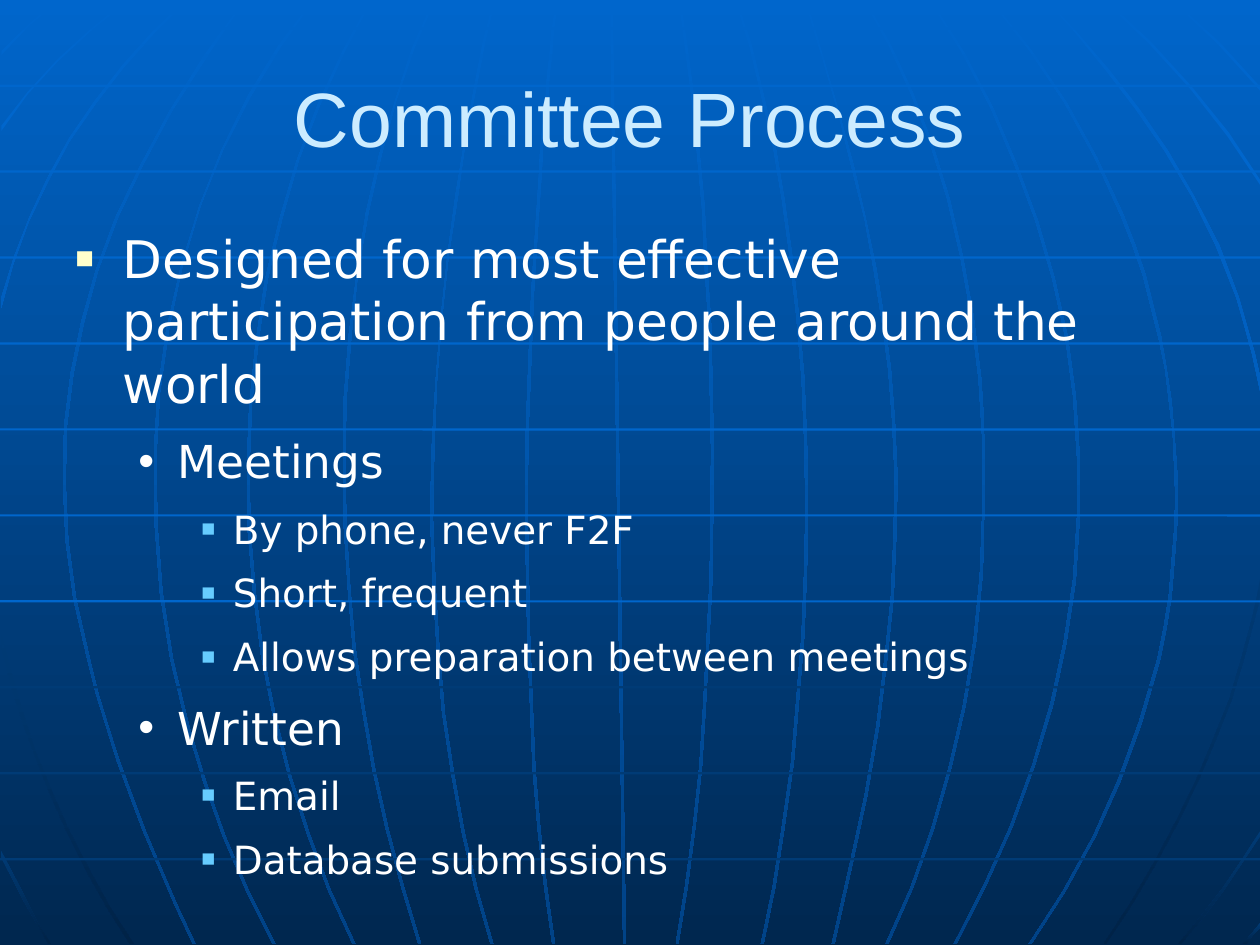
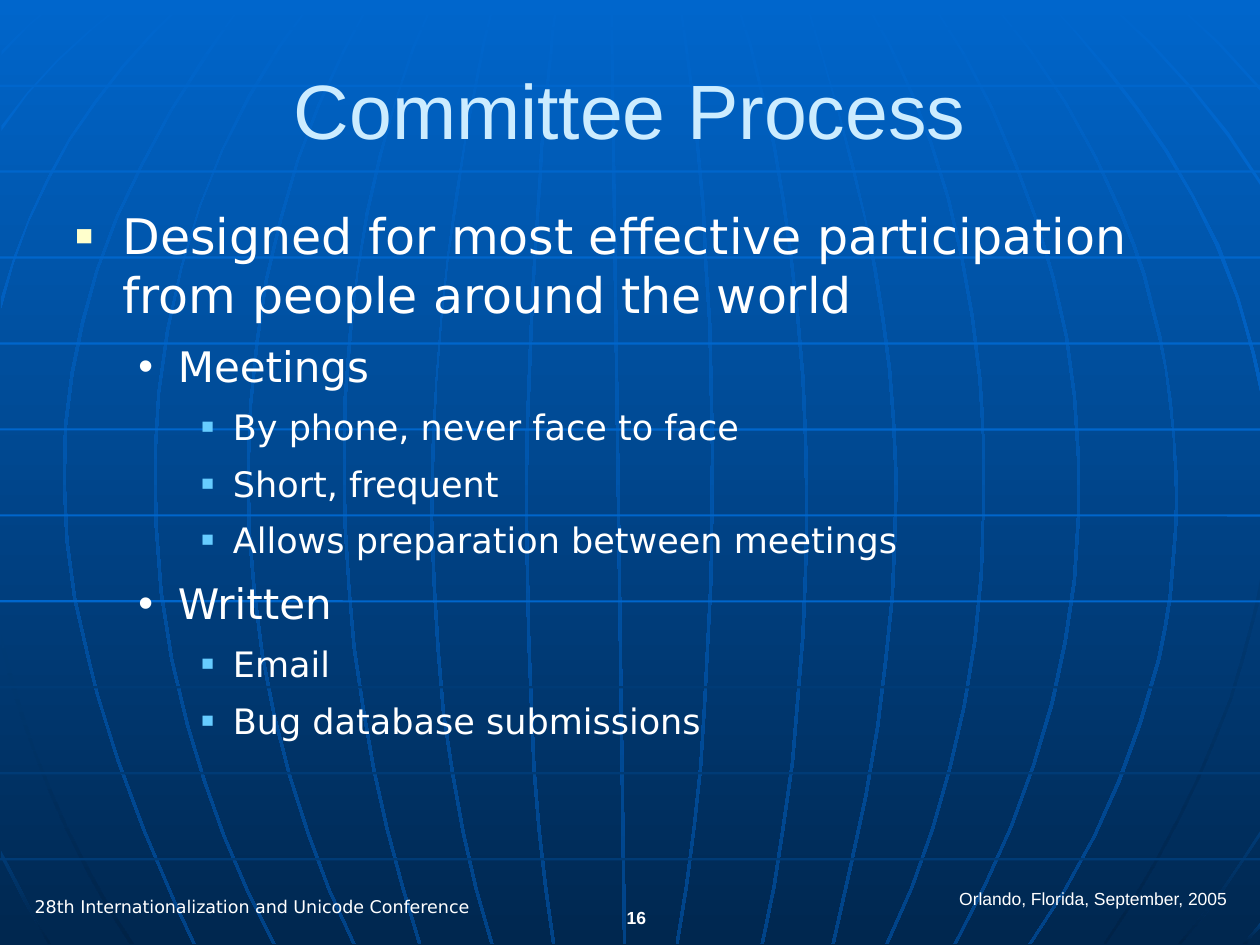
Before and after one commit to hanikesn/cldr, a slide deck: slide 16 of docs/presentations/cldr_overview.ppt (slide 13 before the commit). Drawn at 1260x945 pixels with LibreOffice and Linux fonts; fonts in the diff are those of the drawing. Boxes give left, top, right and bottom in pixels: in the first picture for what was removed or moved away, otherwise in the second. Text is boxed around its words. In the diff, an @@ line names an element or a change of style, - is before the commit and + after.

```diff
--- a/docs/presentations/cldr_overview.ppt
+++ b/docs/presentations/cldr_overview.ppt
@@ title "Committee Process": place and size @@
-title "Committee Process" at <box>294,91,965,148</box>
+title "Committee Process" at <box>294,83,965,140</box>
@@ text "Designed for most effective participation ...": place and size @@
-text "Designed for most effective participation ..." at <box>123,238,1079,818</box>
+text "Designed for most effective participation ..." at <box>123,216,1126,742</box>
@@ text at <box>123,216,1126,685</box>: size 29.6 to 28 pt in "Designed for most effective participation from people ..."; size 25.9 to 24 pt in "Meetings", "Written"; size 22.2 to 20 pt in "Short, frequent", "Allows preparation between meetings", "Email"; less space between paragraphs @@
@@ text at <box>233,413,739,448</box>: text changed; size 22.2 to 20 pt @@
-    ■ By phone, never F2F
+    ■ By phone, never face to face
@@ text at <box>233,706,701,742</box>: text changed; size 22.2 to 20 pt @@
-    ■ Database submissions
+    ■ Bug database submissions
@@ text added at <box>959,892,1227,910</box>, 10 pt, text #FFFFFF @@
+Orlando, Florida, September, 2005
@@ text added at <box>35,900,470,918</box>, 10 pt, text #FFFFFF @@
+28th Internationalization and Unicode Conference
@@ page number added at <box>627,911,646,924</box>, 10 pt, text #FFFFFF, bold @@
+16
```
Also in this commit, not shown: 14 other slides changed, 16 slides added, 5 slides removed.
